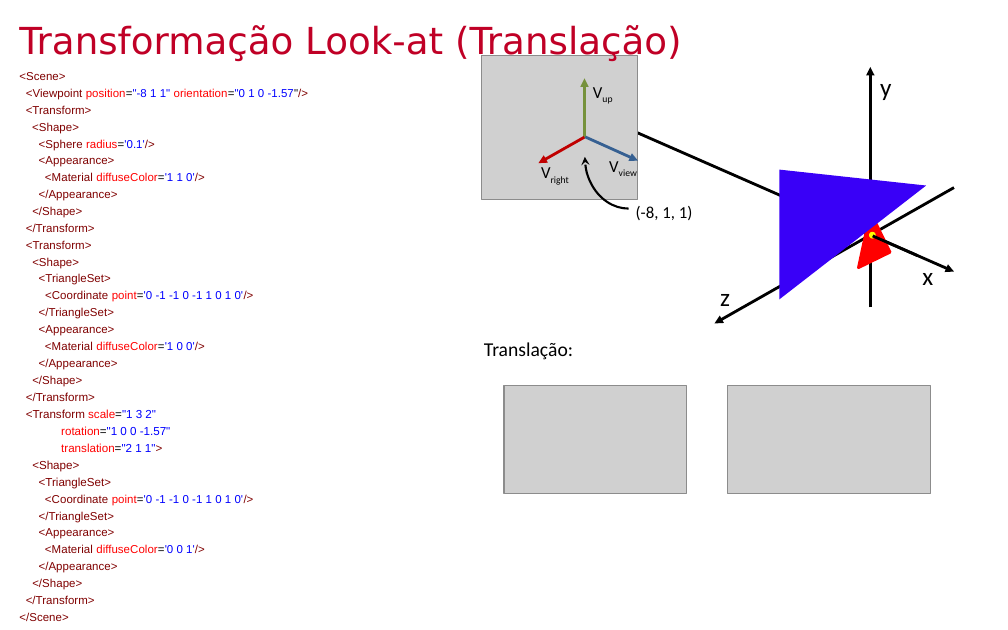
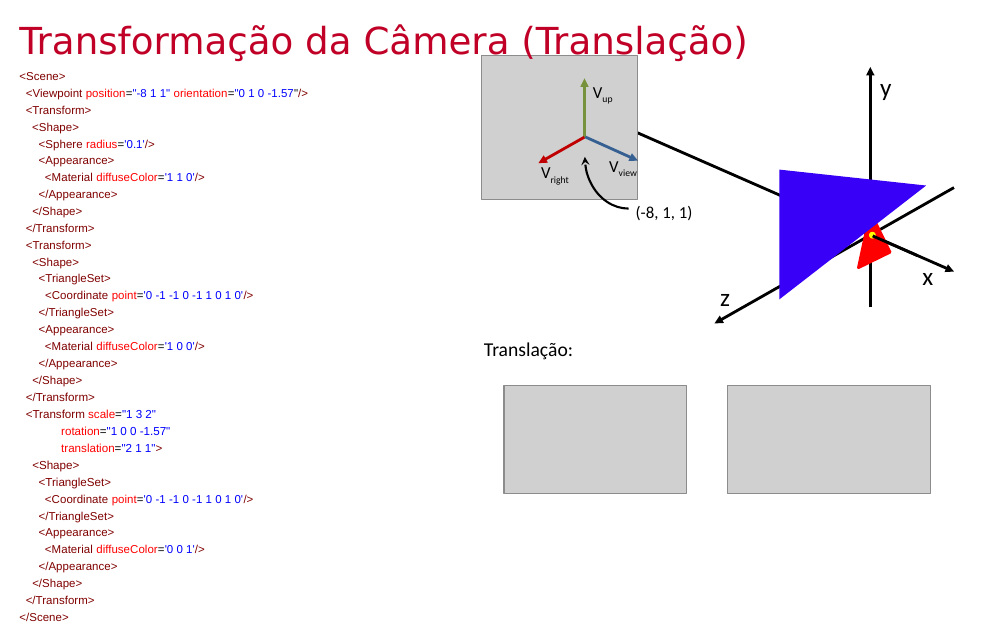
Before and after one commit to lpsoares/ComputacaoGrafica, a slide deck: slide 15 of content/aulas/07-revisao1/aula7_revisao1.pptx. Drawn at 1008x630 pixels with LibreOffice and Linux fonts; fonts in the diff are those of the drawing; grey boxes stand for pictures; background and template pictures are left out. Boxes give left, top, right and bottom in pixels: in the first picture for what was removed or moved away, otherwise in the second. Text is boxed around its words. In the diff, an @@ line names an element or a change of style, - is before the commit and + after.

```diff
--- a/content/aulas/07-revisao1/aula7_revisao1.pptx
+++ b/content/aulas/07-revisao1/aula7_revisao1.pptx
@@ title at (x1=19, y1=24, x2=748, y2=62): text changed @@
-Transformação Look-at (Translação)
+Transformação da Câmera (Translação)
```
Also in this commit, not shown: 9 other slides changed, 1 other file.
